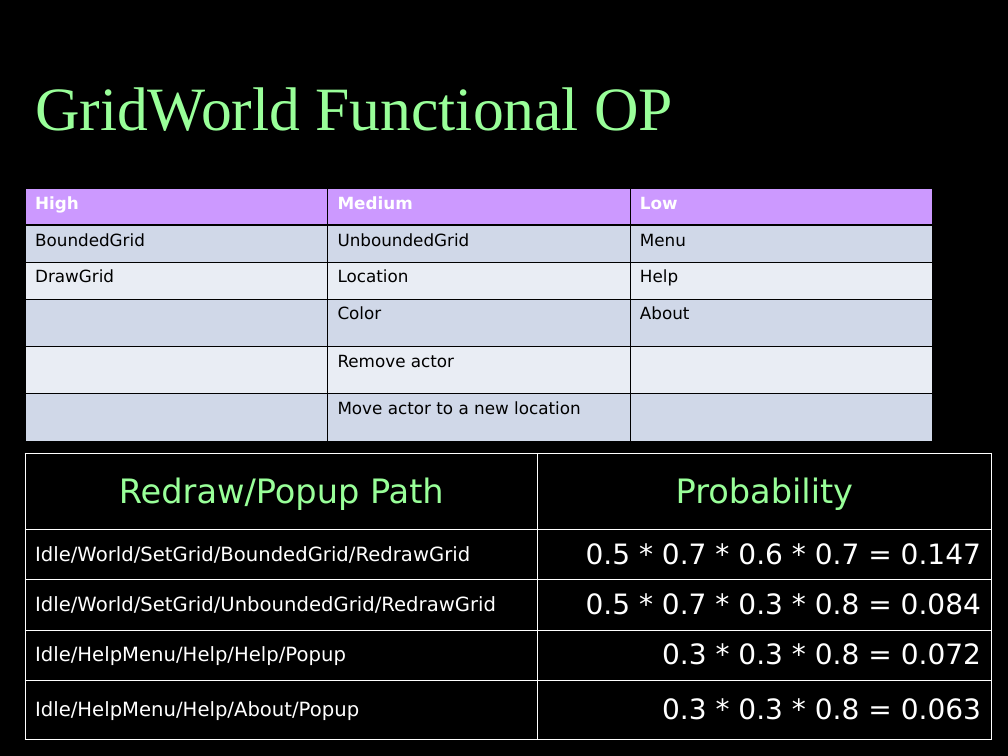
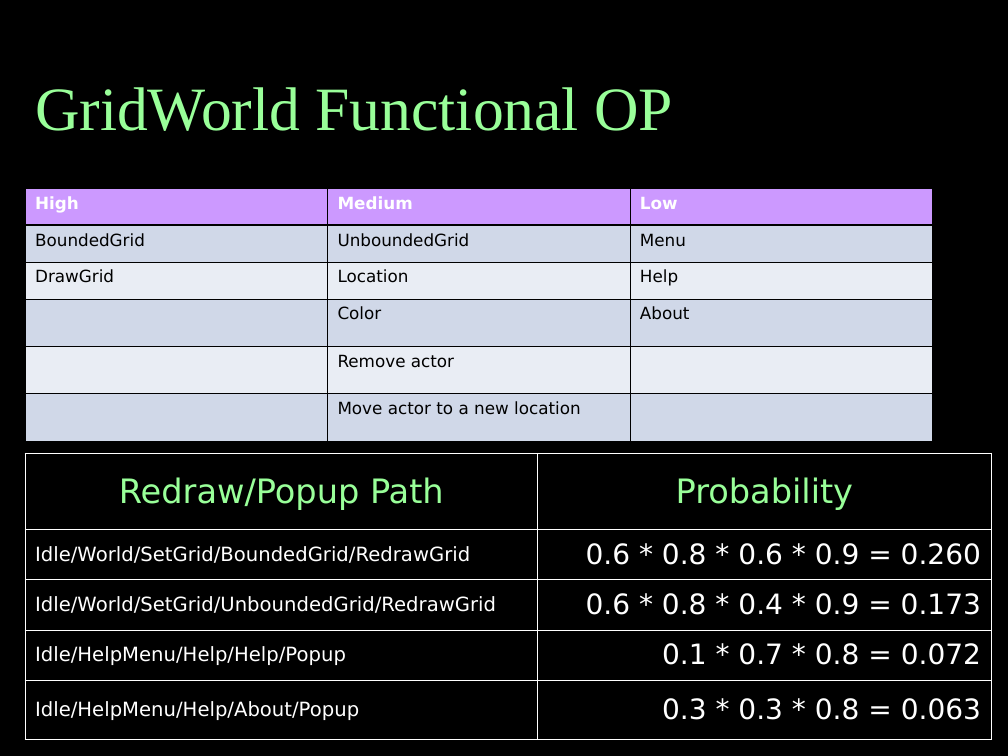
Before and after one commit to vipulkohli/Testing, a slide deck: slide 10 of Testing_Final2.ppt (slide 11 before the commit). Drawn at 1008x756 pixels with LibreOffice and Linux fonts; fonts in the diff are those of the drawing. Boxes give left, top, right and bottom in pixels: in the first picture for what was removed or moved away, otherwise in the second. Text is boxed around its words. In the diff, an @@ line names an element or a change of style, - is before the commit and + after.

```diff
--- a/Testing_Final2.ppt
+++ b/Testing_Final2.ppt
@@ table at (25,454,991,739) @@
-row 2, column 2: 0.5 * 0.7 * 0.6 * 0.7 = 0.147
+row 2, column 2: 0.6 * 0.8 * 0.6 * 0.9 = 0.260
-row 3, column 2: 0.5 * 0.7 * 0.3 * 0.8 = 0.084
+row 3, column 2: 0.6 * 0.8 * 0.4 * 0.9 = 0.173
-row 4, column 2: 0.3 * 0.3 * 0.8 = 0.072
+row 4, column 2: 0.1 * 0.7 * 0.8 = 0.072
```
Also in this commit, not shown: 3 other slides changed, 1 slide removed, 9 other files.
